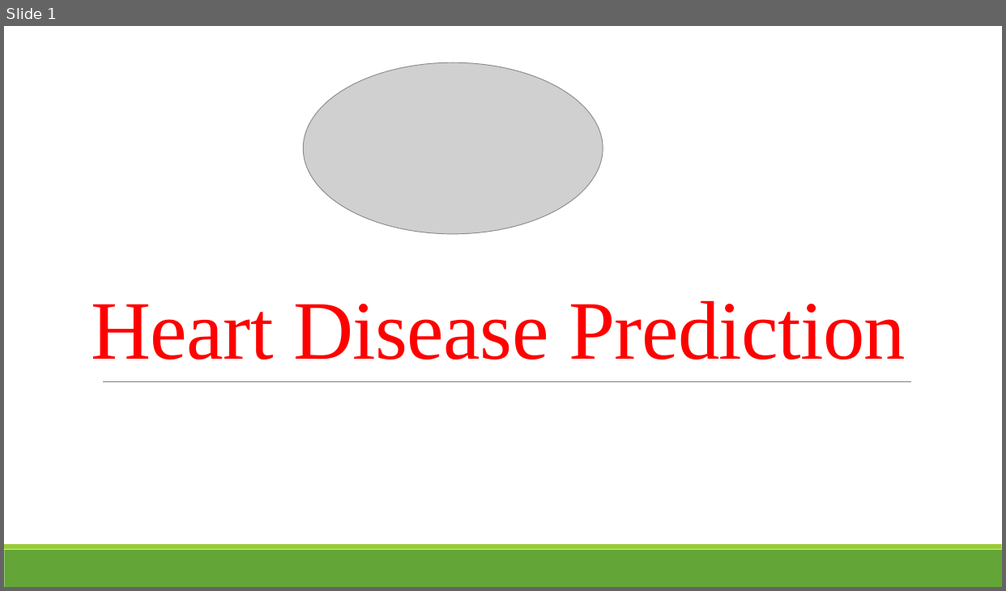
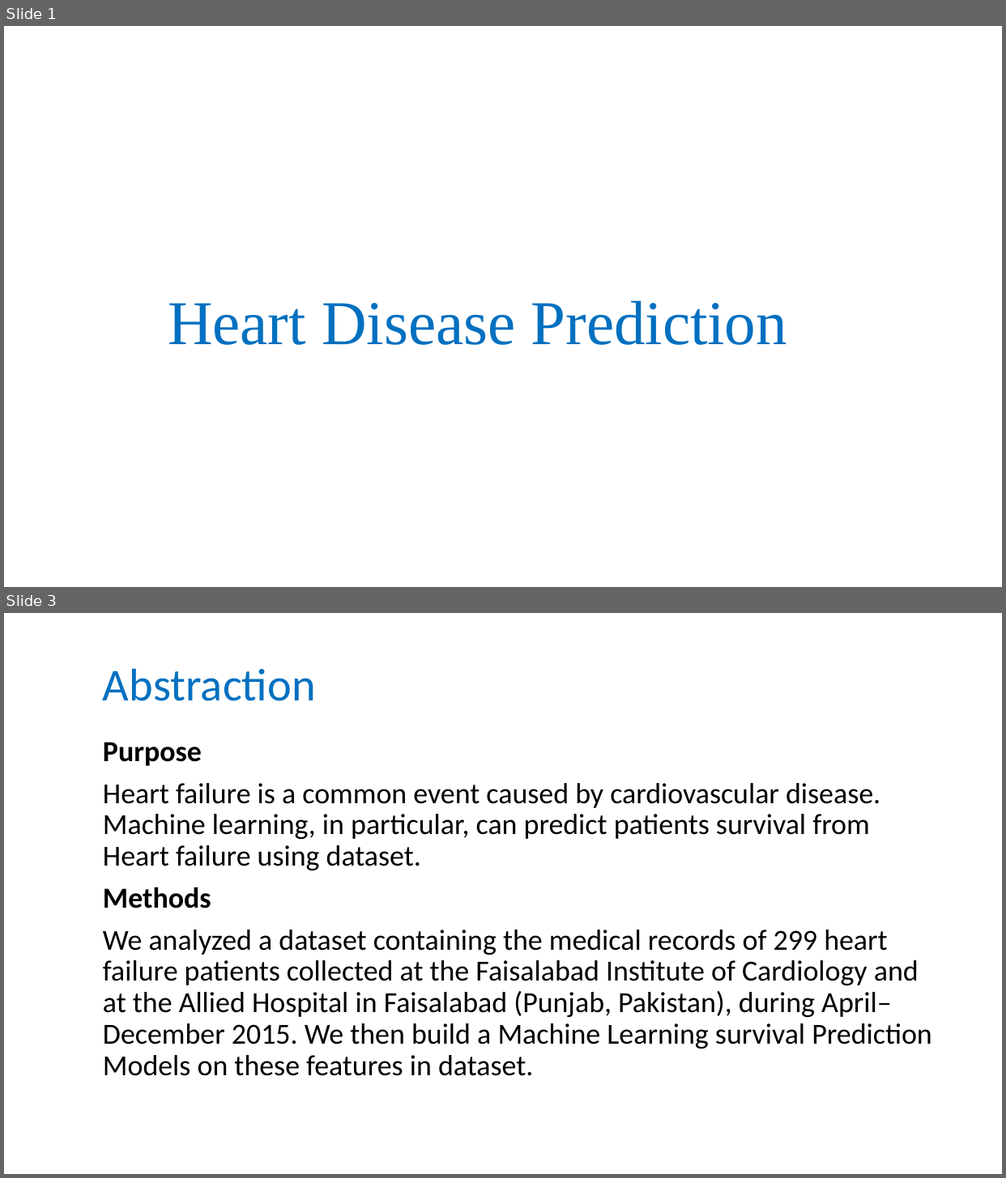
Before and after one commit to Mano181/Heart_Disease_Prediction, a slide deck: Heart Disease Prediction.pptx. Shown one above the other, each under a label of ours: slide 1 before the commit, slides 1 and 3 after it; the slides between them are not shown. The pictures are 1006x591 and 1006x1178 pixels, drawn with LibreOffice and Linux fonts; fonts in the diff are those of the drawing; grey boxes stand for pictures. Boxes give left, top, right and bottom in pixels: in the first picture for what was removed or moved away, otherwise in the second. Text is boxed around its words. In the diff, an @@ line names an element or a change of style, - is before the commit and + after.

```diff
--- a/Heart Disease Prediction.pptx
+++ b/Heart Disease Prediction.pptx
@@ slide 3 added at box(4, 613, 1002, 1174), background #FFFFFF @@
@@ title added at box(103, 668, 316, 701), 44 pt, text #0070C0 @@
+Abstraction
@@ text added at box(103, 742, 931, 1076), 28 pt, text #000000 @@
+Purpose
+Heart failure is a common event caused by cardiovascular disease. Machine learning, in particular, can predict patients survival from Heart failure using dataset.
+Methods
+We analyzed a dataset containing the medical records of 299 heart failure patients collected at the Faisalabad Institute of Cardiology and at the Allied Hospital in Faisalabad (Punjab, Pakistan), during April–December 2015. We then build a Machine Learning survival Prediction Models on these features in dataset.
@@ slide 1 changed as well @@
@@ picture removed at box(304, 62, 603, 234) @@
@@ title "Heart Disease Prediction": place and size @@
-title "Heart Disease Prediction" at box(91, 301, 906, 360)
+title "Heart Disease Prediction" at box(168, 301, 787, 345)
@@ title "Heart Disease Prediction" at box(168, 301, 787, 345): size 80 to 60 pt, text colour #FF0000 to #0070C0, letter spacing -0.5 to 0 pt; alignment left to centre; line spacing 0.85 to 0.9 @@
@@ line removed from (103, 382) to (911, 382) @@
@@ rectangle removed at box(4, 550, 1002, 587) @@
@@ rectangle removed at box(4, 544, 1002, 550) @@
```
Also in this commit, not shown: 2 other slides changed, 2 other slides added, 2 slides removed.
